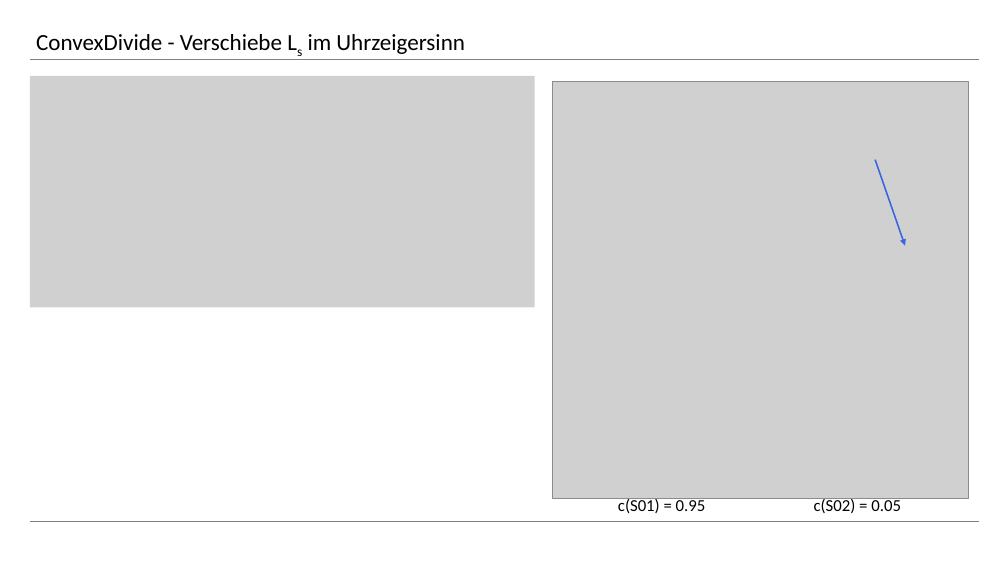
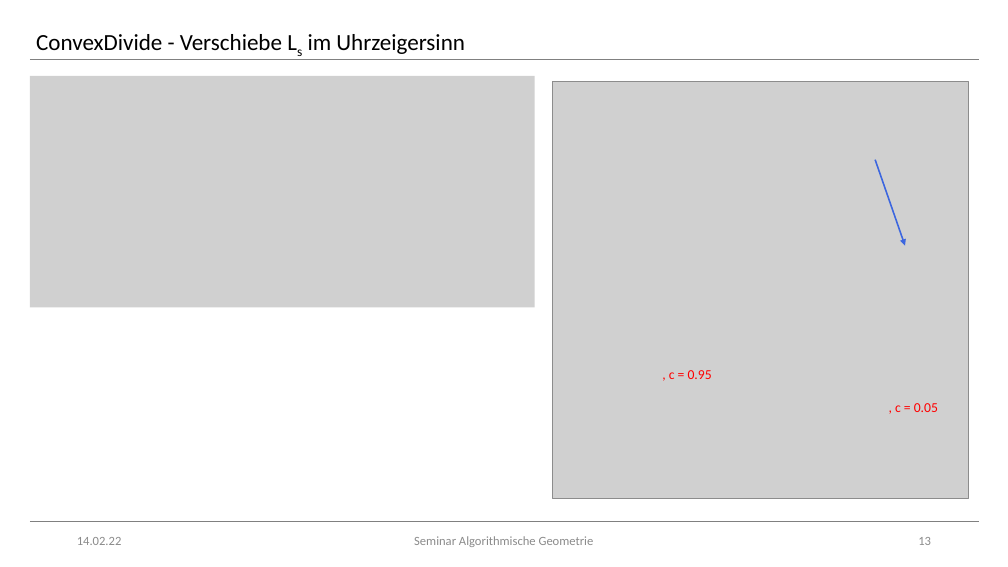
Before and after one commit to rhoentier/Algorithmische-Geometrie, a slide deck: slide 13 of Präsentation/Präsentation.pptx. Drawn at 1008x567 pixels with LibreOffice and Linux fonts; fonts in the diff are those of the drawing; grey boxes stand for pictures. Boxes give left, top, right and bottom in pixels: in the first picture for what was removed or moved away, otherwise in the second. Text is boxed around its words. In the diff, an @@ line names an element or a change of style, - is before the commit and + after.

```diff
--- a/Präsentation/Präsentation.pptx
+++ b/Präsentation/Präsentation.pptx
@@ text at [669,370,712,379]: text changed; size 16 to 13 pt; text colour #000000 to #FF0000 @@
-c(S01) = 0.95
+, c = 0.95
@@ text at [895,403,938,412]: text changed; size 16 to 13 pt; text colour #000000 to #FF0000 @@
-c(S02) = 0.05
+, c = 0.05
@@ text added at [77,537,122,545], 12 pt, text #8C8C8C @@
+14.02.22
@@ text added at [414,536,594,547], 12 pt, text #8C8C8C @@
+Seminar Algorithmische Geometrie
@@ page number added at [918,537,931,545], 12 pt, text #8C8C8C @@
+13
```
Also in this commit, not shown: 12 other slides changed, 3 slides added, 2 slides removed.
